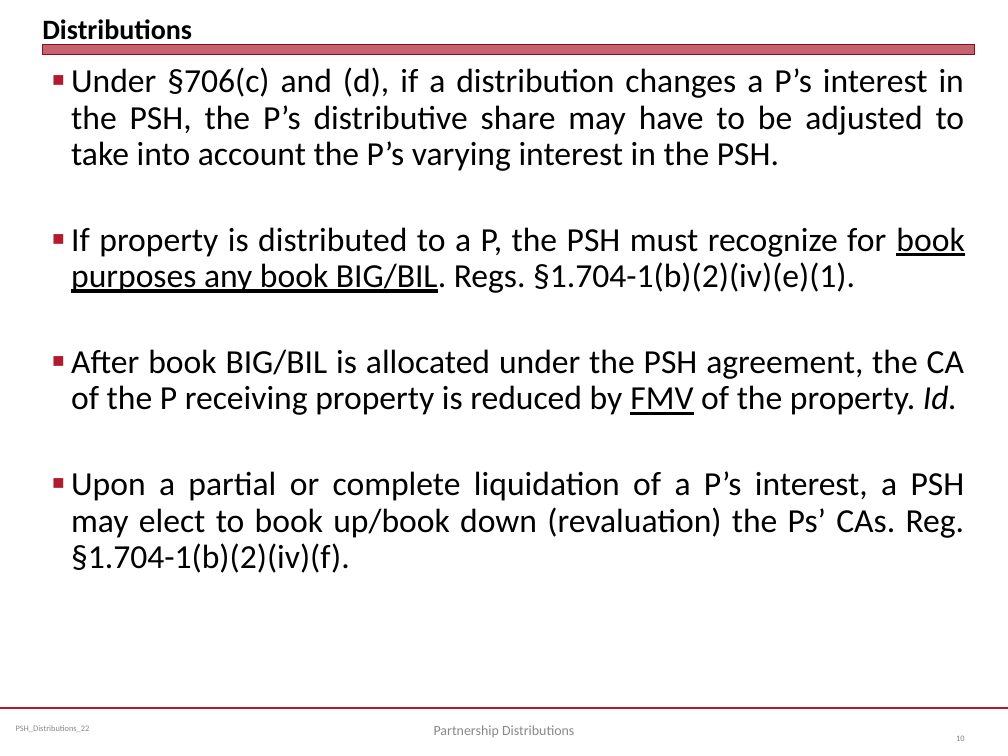
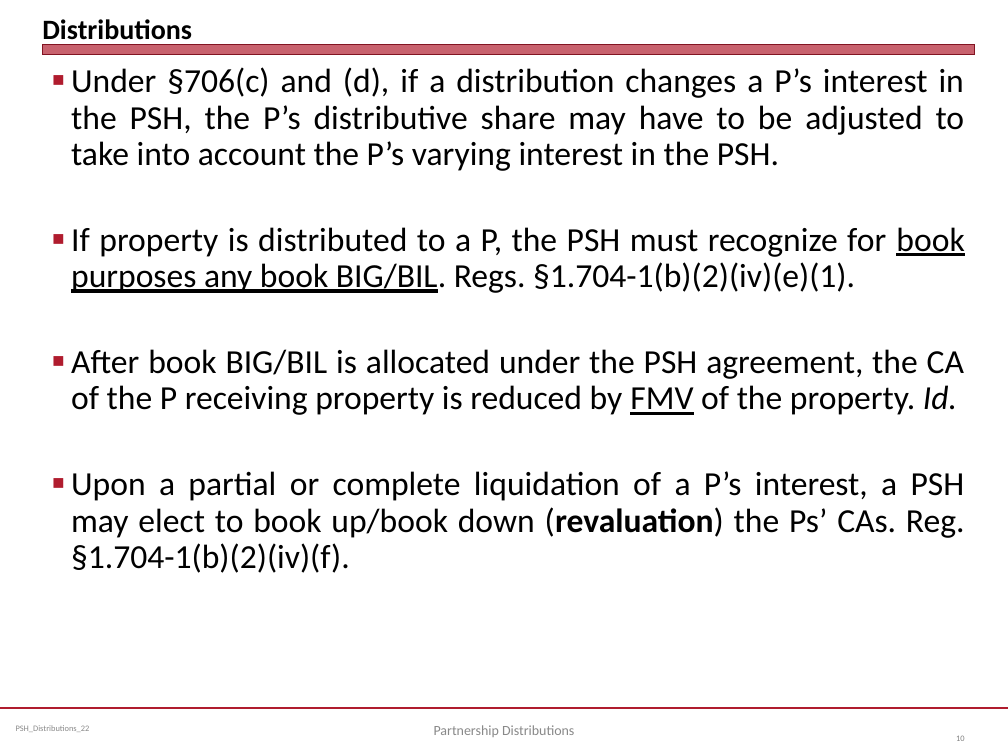
Before and after one commit to jmc877/Partnership-Tax, a slide deck: slide 10 of slides/PSH_Distributions_22.pptx. Drawn at 1008x756 pixels with LibreOffice and Linux fonts; fonts in the diff are those of the drawing. Boxes give left, top, right and bottom in pixels: in the first picture for what was removed or moved away, otherwise in the second. Text is boxed around its words. In the diff, an @@ line names an element or a change of style, - is before the commit and + after.

```diff
--- a/slides/PSH_Distributions_22.pptx
+++ b/slides/PSH_Distributions_22.pptx
@@ text at <box>71,471,965,573</box>: bold on in "(revaluation)" @@
```
Also in this commit, not shown: 6 other slides changed, 3 other files.
